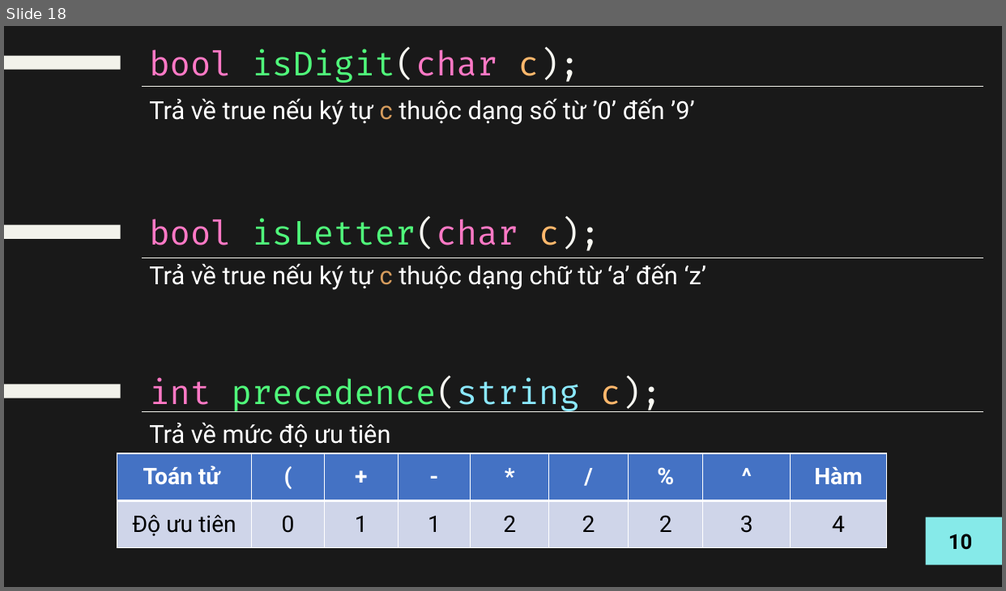
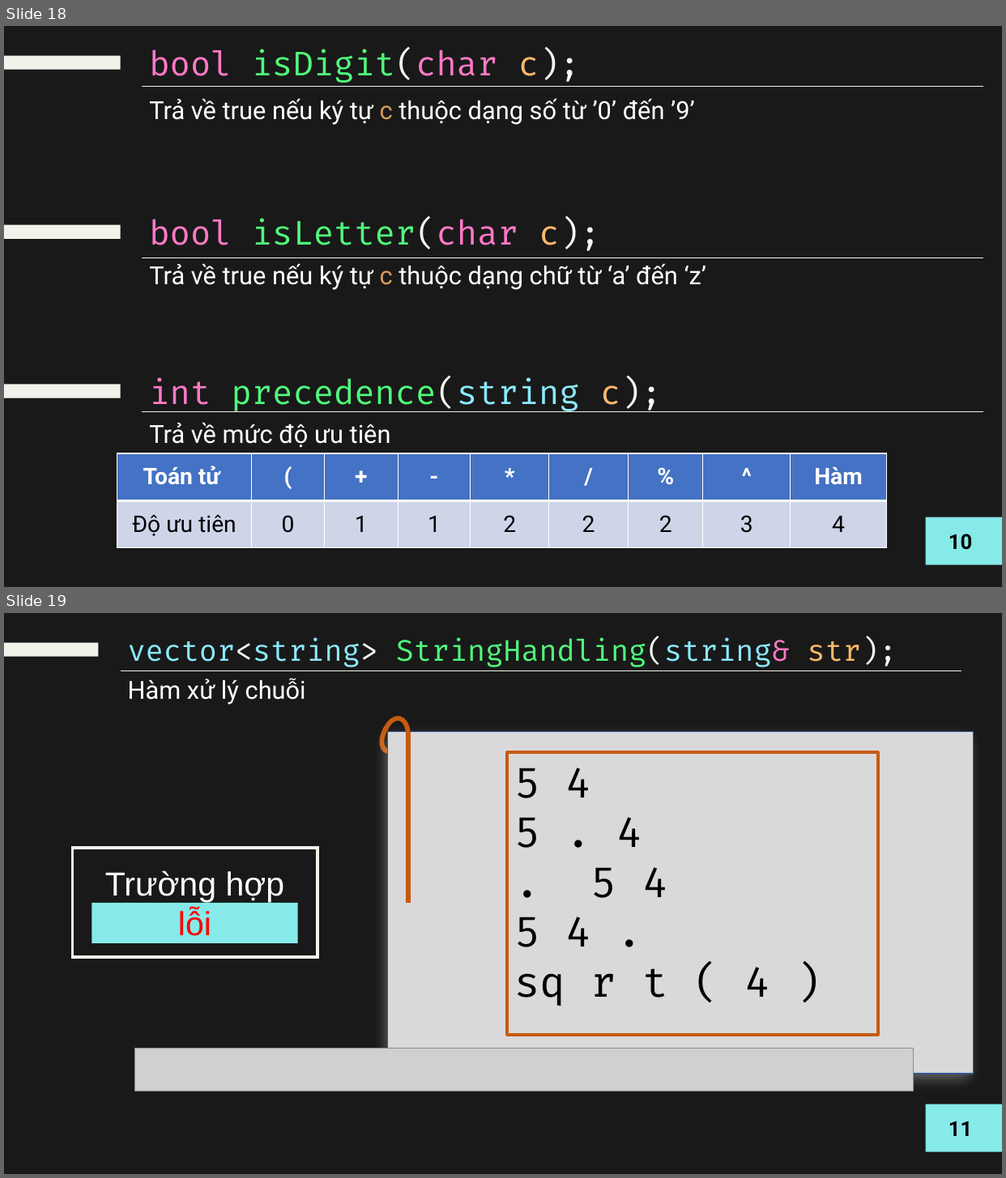
Before and after one commit to ngocson1042002/Project-OOP, a slide deck: Presentation-Bai2.pptx. Shown one above the other, each under a label of ours: slide 18 before the commit, slides 18 and 19 after it. The pictures are 1006x591 and 1006x1178 pixels, drawn with LibreOffice and Linux fonts; fonts in the diff are those of the drawing; grey boxes stand for pictures. Boxes give left, top, right and bottom in pixels: in the first picture for what was removed or moved away, otherwise in the second. Text is boxed around its words. In the diff, an @@ line names an element or a change of style, - is before the commit and + after.

```diff
--- a/Presentation-Bai2.pptx
+++ b/Presentation-Bai2.pptx
@@ slide 19 added at box(4, 613, 1002, 1174), background #191919 @@
@@ rectangle added at box(4, 643, 98, 658), fill #F2F2EB @@
@@ text added at box(128, 637, 897, 667), 28 pt, text #8BE9FD @@
+vector<string> StringHandling(string& str);
@@ line added from (120, 671) to (961, 671), #F2F2EB 0.5 pt @@
@@ text added at box(128, 678, 306, 705), 24 pt, text #FFFFFF @@
+Hàm xử lý chuỗi
@@ arc (boxed as its full ellipse) added at box(375, 705, 422, 758), outline #C55A11 4.5 pt @@
@@ arc (boxed as its full ellipse) added at box(378, 716, 411, 765), outline #C55A11 4.5 pt @@
@@ rectangle added at box(388, 732, 974, 1074), fill #D9D9D9, outline #325491 1 pt @@
@@ line added from (408, 732) to (408, 903), #C55A11 4.5 pt @@
@@ rectangle added at box(507, 753, 878, 1035), outline #C55A11 3 pt, 40 pt, text #000000 @@
+5 4
+5 . 4
+. 5 4
+5 4 .
+sq r t ( 4 )
@@ rectangle added at box(72, 848, 317, 957), outline #F2F2EB 3 pt @@
@@ text added at box(105, 871, 285, 936), 32 pt, text #FFFFFF @@
+Trường hợp lỗi
@@ rectangle added at box(91, 903, 297, 943), fill #86EAE9 @@
@@ picture added at box(135, 1049, 914, 1092) @@
@@ rectangle added at box(926, 1105, 1002, 1152), fill #86EAE9 @@
@@ text added at box(948, 1121, 972, 1136), 20 pt, text #000000, bold @@
+11
```
Also in this commit, not shown: 34 slides changed, 5 other files.
